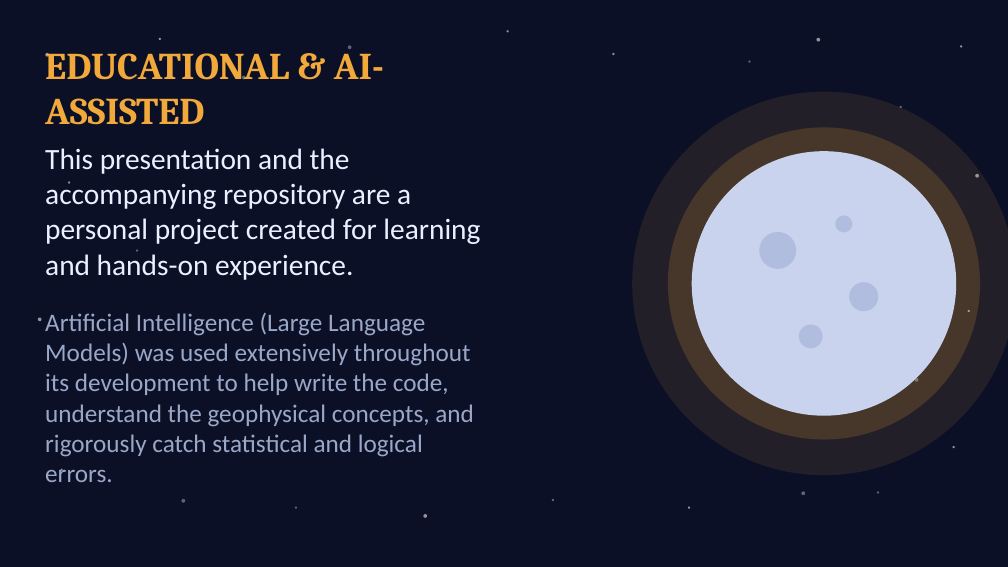
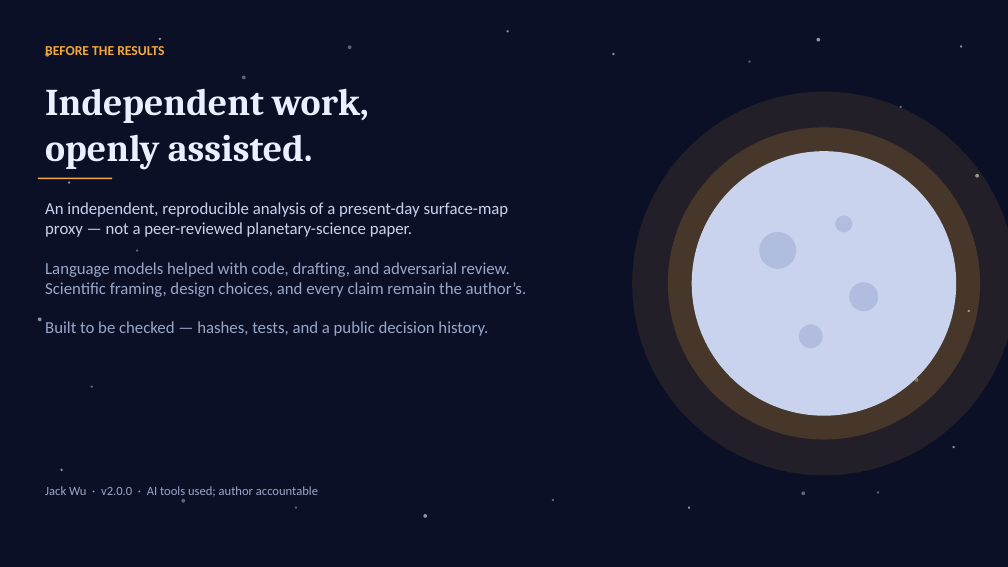
Before and after one commit to lemoon01110/Lunar-Titanium-Magnetism, a slide deck: slide 2 of Paper-and-Pitch/Pitch.pptx. Drawn at 1008x567 pixels with LibreOffice and Linux fonts; fonts in the diff are those of the drawing. Boxes give left, top, right and bottom in pixels: in the first picture for what was removed or moved away, otherwise in the second. Text is boxed around its words. In the diff, an @@ line names an element or a change of style, - is before the commit and + after.

```diff
--- a/Paper-and-Pitch/Pitch.pptx
+++ b/Paper-and-Pitch/Pitch.pptx
@@ text at (45,46,164,57): text changed; size 36 to 13 pt; font Cambria to Calibri @@
-EDUCATIONAL & AI-ASSISTED
+BEFORE THE RESULTS
@@ text added at (45,88,369,170), 36 pt, text #EAF0FF, bold @@
+Independent work,
+openly assisted.
@@ text removed at (45,148,480,482) @@
-This presentation and the accompanying repository are a personal project created for learning and hands-on experience.
-Artificial Intelligence (Large Language Models) was used extensively throughout its development to help write the code, understand the geophysical concepts, and rigorously catch statistical and logical errors.
@@ rectangle added at (38,178,112,179), fill #F2A93B @@
@@ text added at (45,202,527,336), 16 pt, text #9AA7C7 @@
+An independent, reproducible analysis of a present-day surface-map proxy — not a peer-reviewed planetary-science paper.
+Language models helped with code, drafting, and adversarial review. Scientific framing, design choices, and every claim remain the author’s.
+Built to be checked — hashes, tests, and a public decision history.
@@ text added at (45,486,318,497), 12 pt, text #9AA7C7 @@
+Jack Wu · v2.0.0 · AI tools used; author accountable
```
Also in this commit, not shown: 6 other files.
